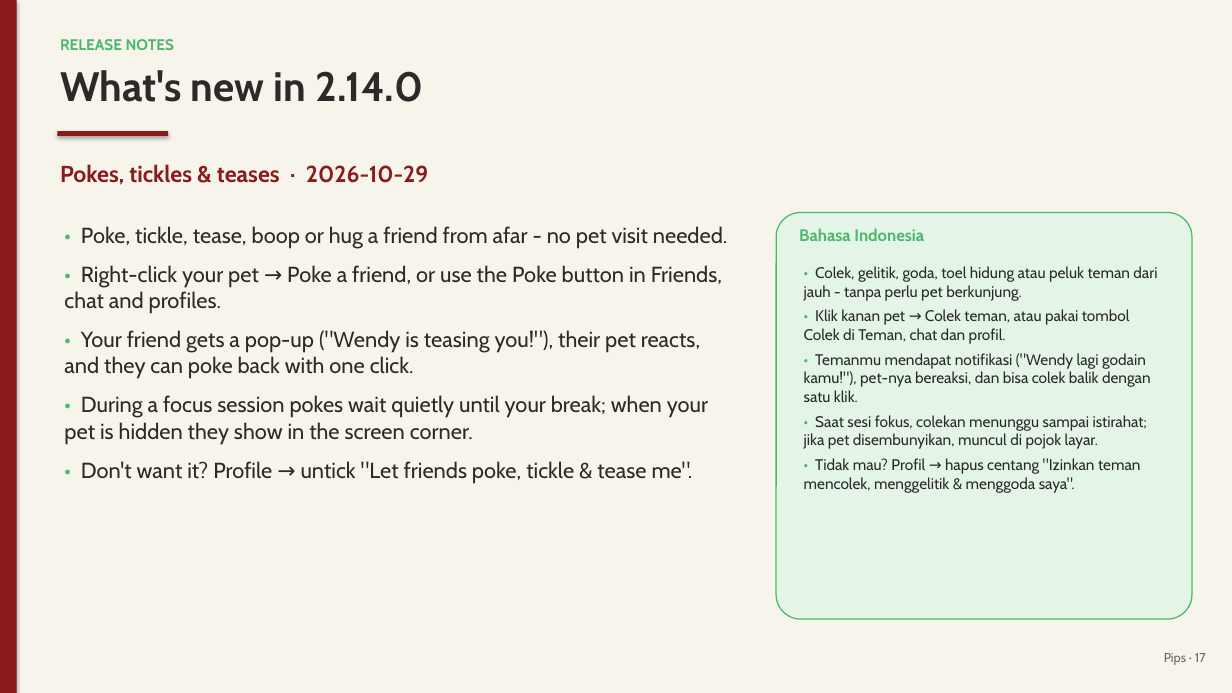
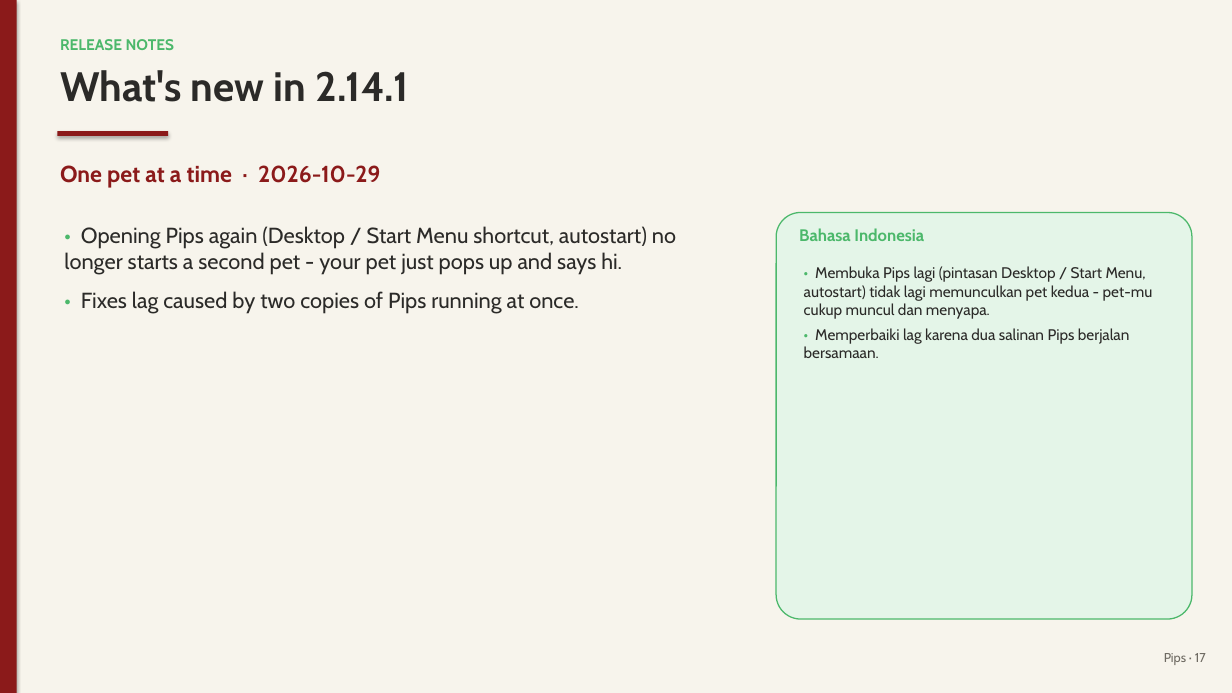
Before and after one commit to juw12/projects, a slide deck: slide 17 of apps/pips/web/download/Pips-Guide.pptx. Drawn at 1232x693 pixels with LibreOffice and Linux fonts; fonts in the diff are those of the drawing. Boxes give left, top, right and bottom in pixels: in the first picture for what was removed or moved away, otherwise in the second. Text is boxed around its words. In the diff, an @@ line names an element or a change of style, - is before the commit and + after.

Commit message:
pips 2.14.1: One pet at a time

```diff
--- a/apps/pips/web/download/Pips-Guide.pptx
+++ b/apps/pips/web/download/Pips-Guide.pptx
@@ text at box(60, 70, 408, 102): text changed @@
-What's new in 2.14.0
+What's new in 2.14.1
@@ text at box(60, 165, 381, 188): text changed @@
-Pokes, tickles & teases · 2026-10-29
+One pet at a time · 2026-10-29
@@ text at box(64, 226, 676, 314): text changed @@
-• Poke, tickle, tease, boop or hug a friend from afar - no pet visit needed.
-• Right-click your pet → Poke a friend, or use the Poke button in Friends, chat and profiles.
-• Your friend gets a pop-up ("Wendy is teasing you!"), their pet reacts, and they can poke back with one click.
-• During a focus session pokes wait quietly until your break; when your pet is hidden they show in the screen corner.
-• Don't want it? Profile → untick "Let friends poke, tickle & tease me".
+• Opening Pips again (Desktop / Start Menu shortcut, autostart) no longer starts a second pet - your pet just pops up and says hi.
+• Fixes lag caused by two copies of Pips running at once.
@@ text at box(804, 266, 1153, 358): text changed @@
-• Colek, gelitik, goda, toel hidung atau peluk teman dari jauh - tanpa perlu pet berkunjung.
-• Klik kanan pet → Colek teman, atau pakai tombol Colek di Teman, chat dan profil.
-• Temanmu mendapat notifikasi ("Wendy lagi godain kamu!"), pet-nya bereaksi, dan bisa colek balik dengan satu klik.
-• Saat sesi fokus, colekan menunggu sampai istirahat; jika pet disembunyikan, muncul di pojok layar.
-• Tidak mau? Profil → hapus centang "Izinkan teman mencolek, menggelitik & menggoda saya".
+• Membuka Pips lagi (pintasan Desktop / Start Menu, autostart) tidak lagi memunculkan pet kedua - pet-mu cukup muncul dan menyapa.
+• Memperbaiki lag karena dua salinan Pips berjalan bersamaan.
```
Also in this commit, not shown: 2 other slides changed, 9 other files.
